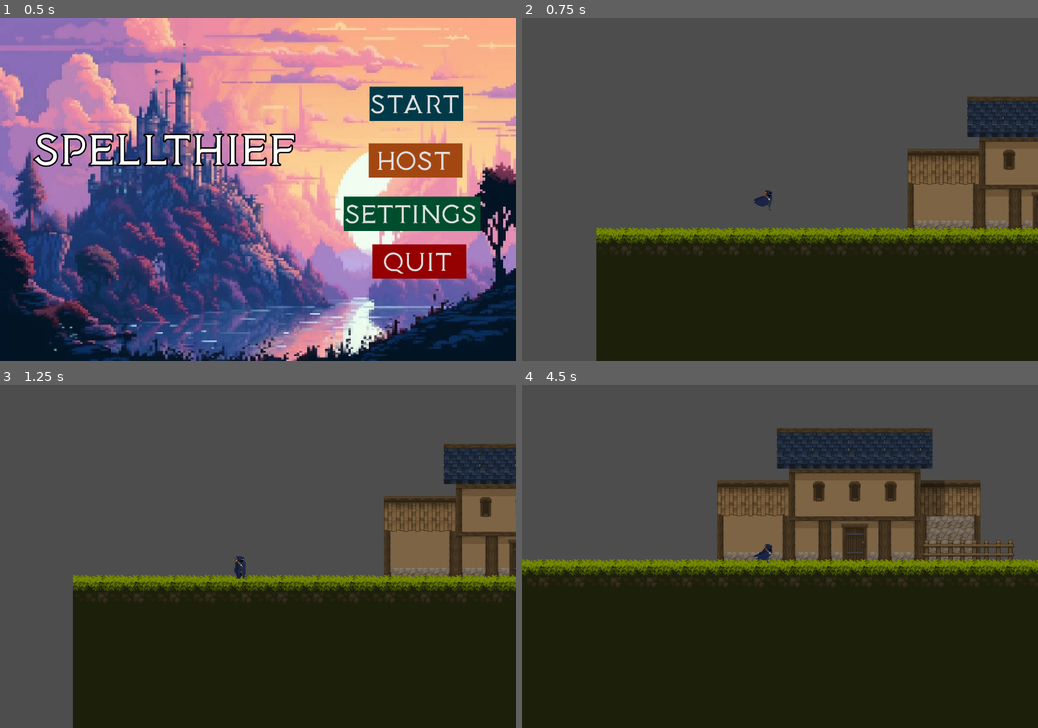
Above: before the commit, frames 1-4 (two rows, left to right).
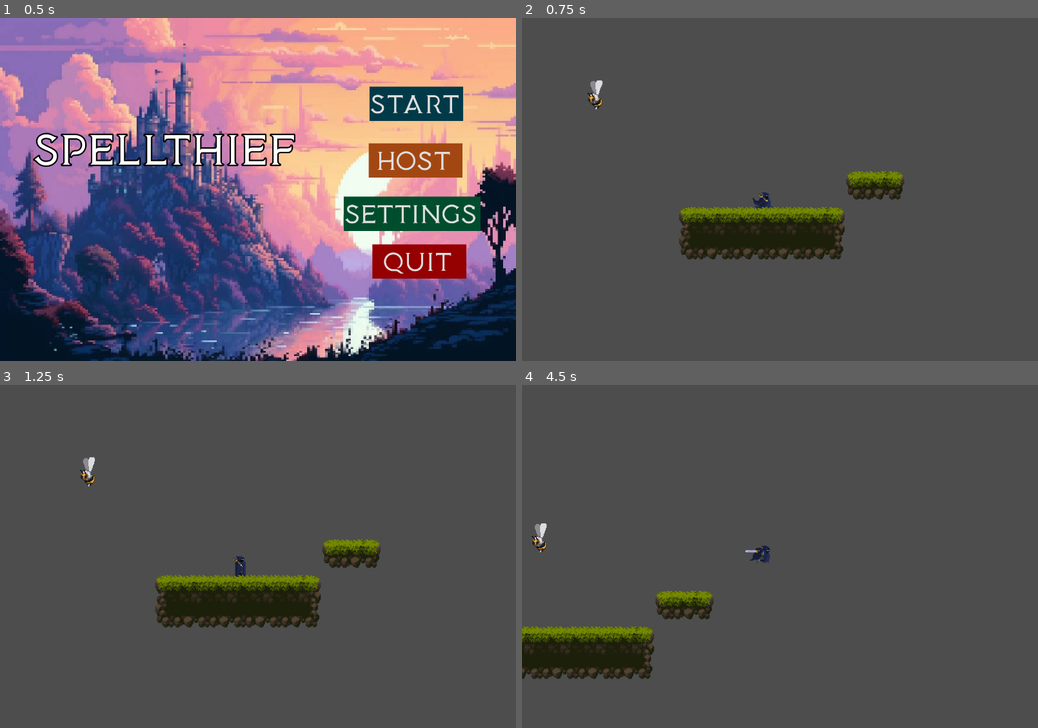
Above: after the commit, the same moments.

Repository: ACM-Game-Dev/Roguelike
Game: Godot game, scene res://Game/main_menu.tscn
The game is run twice, just before and just after one commit, with the same random seed, the same clock (stepped at 60 frames per second) and the same inputs.
Inputs (mouse positions are in pixels of both pictures, inside the frame that each line leads up to):
- Up to frame 1 (0.5 s): no input
- Up to frame 2 (0.75 s): click "Start" at 0.5 s
- Up to frame 3 (1.25 s): no input
- Up to frame 4 (4.5 s): move the mouse to (893, 539) at 1.27 s; hold D (move_right) 1.28-2.78 s; click (893, 539) at 1.35 s; tap Space (jump) at 1.52, 1.55, 1.82, 2.1, 2.27, 2.57, 3.05, 3.77, 4.07, 4.35 s; move the mouse to (676, 573) at 2.02 s; click (676, 573) at 2.3 s; move the mouse to (831, 481) at 2.77 s; hold A (move_left) 2.78-3.53 s; click (831, 481) at 2.85 s; move the mouse to (754, 625) at 3.52 s; hold D (move_right) from 3.53 s (still down); click (754, 625) at 3.6 s; move the mouse to (934, 607) at 4.27 s

Frame 1 is identical in both runs. In frame 2, 42% of the frame differs, in the area x 12-100%, y 18-100%; in frame 3, 43%; in frame 4, 62%, in the area x 0-100%, y 12-100%.

Commit message:
player animations no longer clip, and added jump anim

Diff:
--- a/SideScroller/Game/main_menu.gd
+++ b/SideScroller/Game/main_menu.gd
@@ -6,7 +6,7 @@
 		get_tree().quit()
 
 func _on_start_button_down():
-	get_tree().change_scene_to_file("res://Levels/randroomgenerating.tscn")
+	get_tree().change_scene_to_file("res://Game/map.tscn")
 
 func _on_quit_button_down():
 	get_tree().quit()
--- a/SideScroller/Game/map.tscn
+++ b/SideScroller/Game/map.tscn
@@ -501,6 +501,9 @@
 [node name="CharacterBody2D" parent="." instance=ExtResource("3_86lmv")]
 position = Vector2(498, 314)
 
+[node name="AnimationTree" parent="CharacterBody2D" index="3"]
+parameters/conditions/is_jumping = false
+
 [node name="TileMap" type="TileMap" parent="."]
 scale = Vector2(0.997906, 1)
 tile_set = SubResource("TileSet_h1j7a")
--- a/SideScroller/Items/feather.tscn
+++ b/SideScroller/Items/feather.tscn
@@ -1,6 +1,10 @@
-[gd_scene load_steps=2 format=3 uid="uid://cavr0lwb55xo5"]
+[gd_scene load_steps=3 format=3 uid="uid://cavr0lwb55xo5"]
 
 [ext_resource type="Script" path="res://Items/feather.gd" id="1_jpm64"]
+[ext_resource type="Texture2D" path="res://Assets/feather.png" id="2_s7t6j"]
 
 [node name="feather" type="Node2D"]
 script = ExtResource("1_jpm64")
+
+[node name="Sprite2D" type="Sprite2D" parent="."]
+texture = ExtResource("2_s7t6j")
--- a/SideScroller/Player/Player.tscn
+++ b/SideScroller/Player/Player.tscn
@@ -9,6 +9,7 @@
 [sub_resource type="Animation" id="Animation_li2tv"]
 resource_name = "Idle"
 length = 0.8
+loop_mode = 1
 step = 0.2
 tracks/0/type = "value"
 tracks/0/imported = false
@@ -144,41 +145,42 @@
 [sub_resource type="Animation" id="Animation_r0khj"]
 resource_name = "walk"
 length = 0.6
-tracks/0/type = "value"
-tracks/0/imported = false
-tracks/0/enabled = true
-tracks/0/path = NodePath("PlayerSprite:hframes")
-tracks/0/interp = 1
-tracks/0/loop_wrap = true
-tracks/0/keys = {
-"times": PackedFloat32Array(0),
-"transitions": PackedFloat32Array(1),
-"update": 1,
-"values": [10]
-}
-tracks/1/type = "value"
-tracks/1/imported = false
-tracks/1/enabled = true
-tracks/1/path = NodePath("PlayerSprite:vframes")
-tracks/1/interp = 1
-tracks/1/loop_wrap = true
-tracks/1/keys = {
-"times": PackedFloat32Array(0),
-"transitions": PackedFloat32Array(1),
-"update": 1,
-"values": [12]
-}
-tracks/2/type = "value"
-tracks/2/imported = false
-tracks/2/enabled = true
-tracks/2/path = NodePath("PlayerSprite:frame")
-tracks/2/interp = 1
-tracks/2/loop_wrap = true
-tracks/2/keys = {
+loop_mode = 1
+tracks/0/type = "value"
+tracks/0/imported = false
+tracks/0/enabled = true
+tracks/0/path = NodePath("PlayerSprite:frame")
+tracks/0/interp = 1
+tracks/0/loop_wrap = true
+tracks/0/keys = {
 "times": PackedFloat32Array(0, 0.1, 0.2, 0.3, 0.4, 0.5),
 "transitions": PackedFloat32Array(1, 1, 1, 1, 1, 1),
 "update": 1,
 "values": [10, 11, 12, 13, 14, 15]
+}
+tracks/1/type = "value"
+tracks/1/imported = false
+tracks/1/enabled = true
+tracks/1/path = NodePath("PlayerSprite:hframes")
+tracks/1/interp = 1
+tracks/1/loop_wrap = true
+tracks/1/keys = {
+"times": PackedFloat32Array(0),
+"transitions": PackedFloat32Array(1),
+"update": 1,
+"values": [10]
+}
+tracks/2/type = "value"
+tracks/2/imported = false
+tracks/2/enabled = true
+tracks/2/path = NodePath("PlayerSprite:vframes")
+tracks/2/interp = 1
+tracks/2/loop_wrap = true
+tracks/2/keys = {
+"times": PackedFloat32Array(0),
+"transitions": PackedFloat32Array(1),
+"update": 1,
+"values": [12]
 }
 
 [sub_resource type="AnimationLibrary" id="AnimationLibrary_74yk5"]
@@ -196,6 +198,9 @@
 [sub_resource type="AnimationNodeAnimation" id="AnimationNodeAnimation_0tbg3"]
 animation = &"attack"
 
+[sub_resource type="AnimationNodeAnimation" id="AnimationNodeAnimation_mnbbf"]
+animation = &"jump"
+
 [sub_resource type="AnimationNodeAnimation" id="AnimationNodeAnimation_jiqe7"]
 animation = &"walk"
 
@@ -228,15 +233,33 @@
 advance_mode = 2
 advance_condition = &"is_moving"
 
+[sub_resource type="AnimationNodeStateMachineTransition" id="AnimationNodeStateMachineTransition_cwf7b"]
+advance_mode = 2
+advance_condition = &"is_jumping"
+
+[sub_resource type="AnimationNodeStateMachineTransition" id="AnimationNodeStateMachineTransition_svjuy"]
+advance_mode = 2
+advance_condition = &"idle"
+
+[sub_resource type="AnimationNodeStateMachineTransition" id="AnimationNodeStateMachineTransition_hdg33"]
+advance_mode = 2
+advance_condition = &"is_moving"
+
+[sub_resource type="AnimationNodeStateMachineTransition" id="AnimationNodeStateMachineTransition_harqf"]
+advance_mode = 2
+advance_condition = &"is_jumping"
+
 [sub_resource type="AnimationNodeStateMachine" id="AnimationNodeStateMachine_cuopg"]
 states/Idle/node = SubResource("AnimationNodeAnimation_tvuoj")
-states/Idle/position = Vector2(273, 93)
-states/Start/position = Vector2(152, 121)
+states/Idle/position = Vector2(283, 93)
+states/Start/position = Vector2(131, 93)
 states/attack/node = SubResource("AnimationNodeAnimation_0tbg3")
-states/attack/position = Vector2(386, 206)
+states/attack/position = Vector2(283, 217)
+states/jump/node = SubResource("AnimationNodeAnimation_mnbbf")
+states/jump/position = Vector2(558, 93)
 states/walk/node = SubResource("AnimationNodeAnimation_jiqe7")
-states/walk/position = Vector2(498, 93)
-transitions = ["Start", "Idle", SubResource("AnimationNodeSt …(440 unchanged characters)… mationNodeStateMachineTransition_ydpas")]
+states/walk/position = Vector2(558, 217)
+transitions = ["Start", "Idle", SubResource("AnimationNodeSt …(440 unchanged characters)… mationNodeStateMachineTransition_ydpas"), "Idle", "jump", SubResource("AnimationNodeStateMachineTransition_cwf7b"), "jump", "Idle", SubResource("AnimationNodeStateMachineTransition_svjuy"), "jump", "walk", SubResource("AnimationNodeStateMachineTransition_hdg33"), "walk", "jump", SubResource("AnimationNodeStateMachineTransition_harqf")]
 
 [node name="Player" type="CharacterBody2D"]
 script = ExtResource("1_il1mb")
@@ -252,7 +275,6 @@
 libraries = {
 "": SubResource("AnimationLibrary_74yk5")
 }
-autoplay = "Idle"
 playback_default_blend_time = 0.1
 
 [node name="AnimationTree" type="AnimationTree" parent="."]
@@ -264,6 +286,7 @@
 tree_root = SubResource("AnimationNodeStateMachine_cuopg")
 anim_player = NodePath("../AnimationPlayer")
 parameters/conditions/idle = false
+parameters/conditions/is_jumping = false
 parameters/conditions/is_moving = false
 parameters/conditions/swing = false
 
--- a/SideScroller/Player/player.gd
+++ b/SideScroller/Player/player.gd
@@ -29,17 +29,11 @@
 	elif velocity.x > 0.1:
 		%PlayerSprite.flip_h = false
 
-	if velocity == Vector2.ZERO:
-		anim_tree["parameters/conditions/idle"] = true
-		anim_tree["parameters/conditions/is_moving"] = false
-	else:
-		anim_tree["parameters/conditions/is_moving"] = true
-		anim_tree["parameters/conditions/idle"] = false
-
-	if(Input.is_action_just_pressed("attack")):
-		anim_tree["parameters/conditions/swing"] = true
-	else:
-		anim_tree["parameters/conditions/swing"] = false
+	# Checking conditionals to set animations
+	anim_tree.set("parameters/conditions/idle", is_on_floor() && (velocity == Vector2.ZERO))
+	anim_tree.set("parameters/conditions/is_moving", is_on_floor() && (velocity != Vector2.ZERO))
+	anim_tree.set("parameters/conditions/is_jumping", !is_on_floor())
+	anim_tree.set("parameters/conditions/swing", Input.is_action_just_pressed("attack"))
 
 func equip_item(item: Item):
 	item_counts[item.name] += 1
Not shown: 1 places in SideScroller/Player/Player.tscn that only renumber resources
